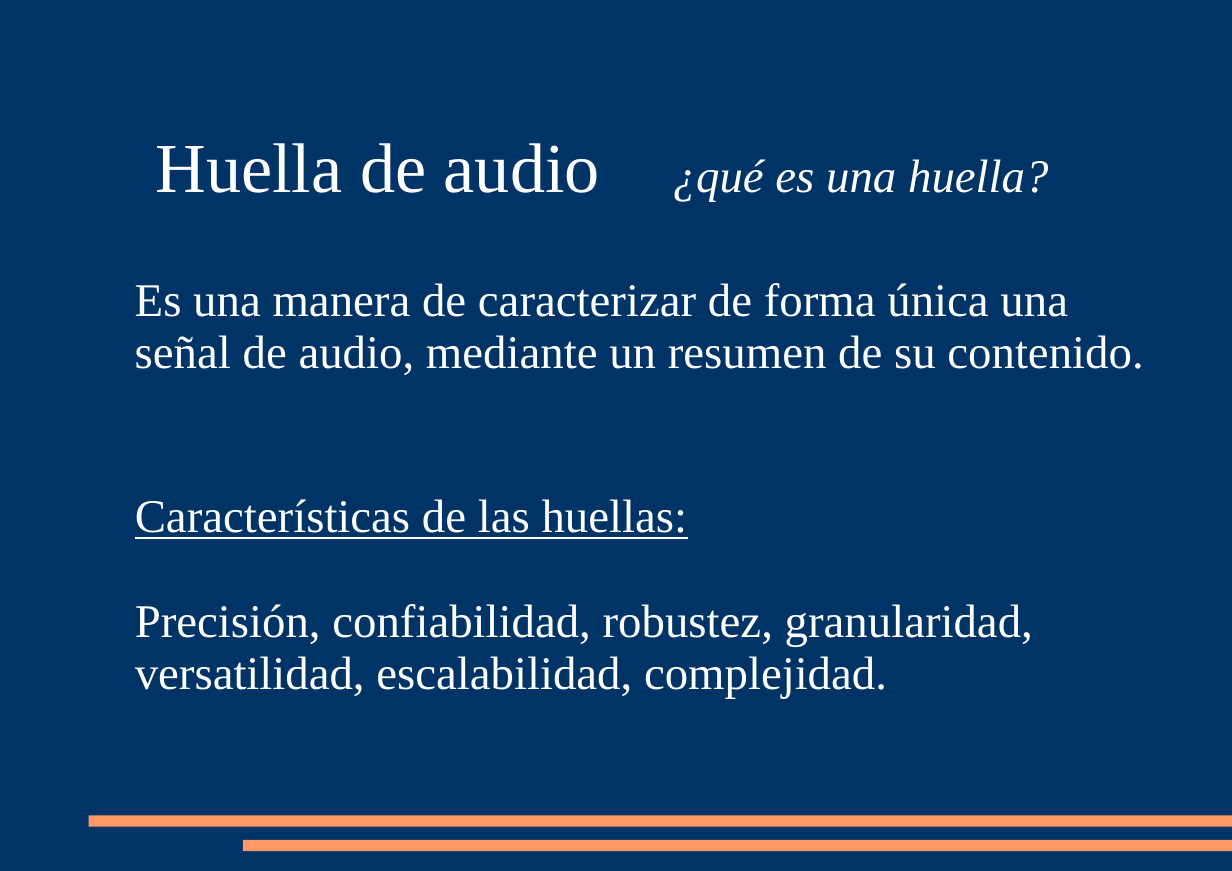
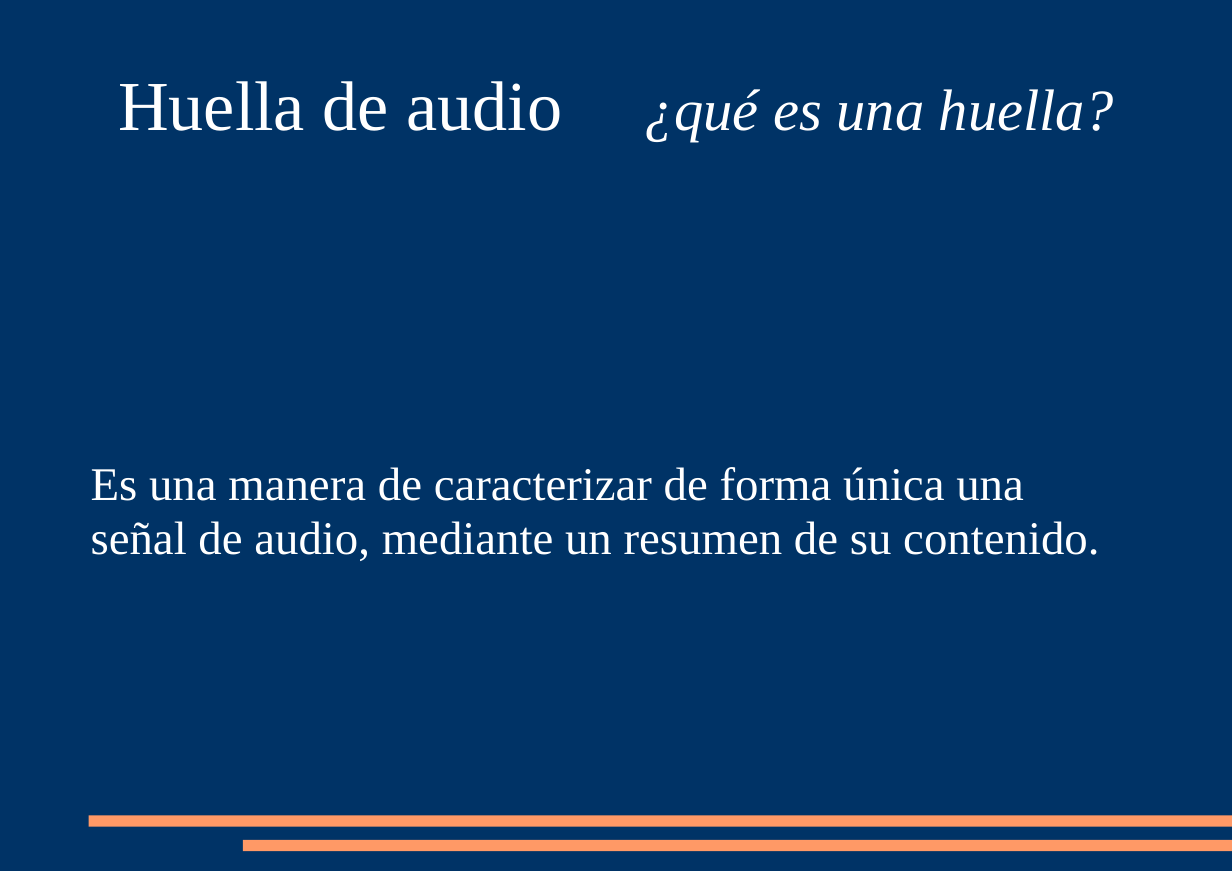
Before and after one commit to mrabinovichm/audio-fingerprint, a slide deck: slide 4 of Presentacion.ppt. Drawn at 1232x871 pixels with LibreOffice and Linux fonts; fonts in the diff are those of the drawing. Boxes give left, top, right and bottom in pixels: in the first picture for what was removed or moved away, otherwise in the second. Text is boxed around its words. In the diff, an @@ line names an element or a change of style, - is before the commit and + after.

```diff
--- a/Presentacion.ppt
+++ b/Presentacion.ppt
@@ title "Huella de audio ¿qué es ..." moved from (x1=156, y1=143, x2=1048, y2=202) to (x1=118, y1=81, x2=1114, y2=142) @@
@@ title "Huella de audio ¿qué es ..." at (x1=118, y1=81, x2=1114, y2=142): size 32 to 40 pt in "¿qué es una huella?"; alignment left to centre; line spacing 0.93 to 0.95; vertical alignment top to middle @@
@@ subtitle "Es una manera de caracterizar ..." moved from (x1=135, y1=283, x2=1143, y2=375) to (x1=91, y1=467, x2=1099, y2=561) @@
@@ subtitle "Es una manera de caracterizar ..." at (x1=91, y1=467, x2=1099, y2=561): indent changed; line spacing 0.93 to 0.95; vertical alignment top to middle @@
@@ text removed at (x1=135, y1=499, x2=1033, y2=699) @@
-Características de las huellas:
-Precisión, confiabilidad, robustez, granularidad,
-versatilidad, escalabilidad, complejidad.
```
Also in this commit, not shown: 8 other slides changed, 4 slides added.
